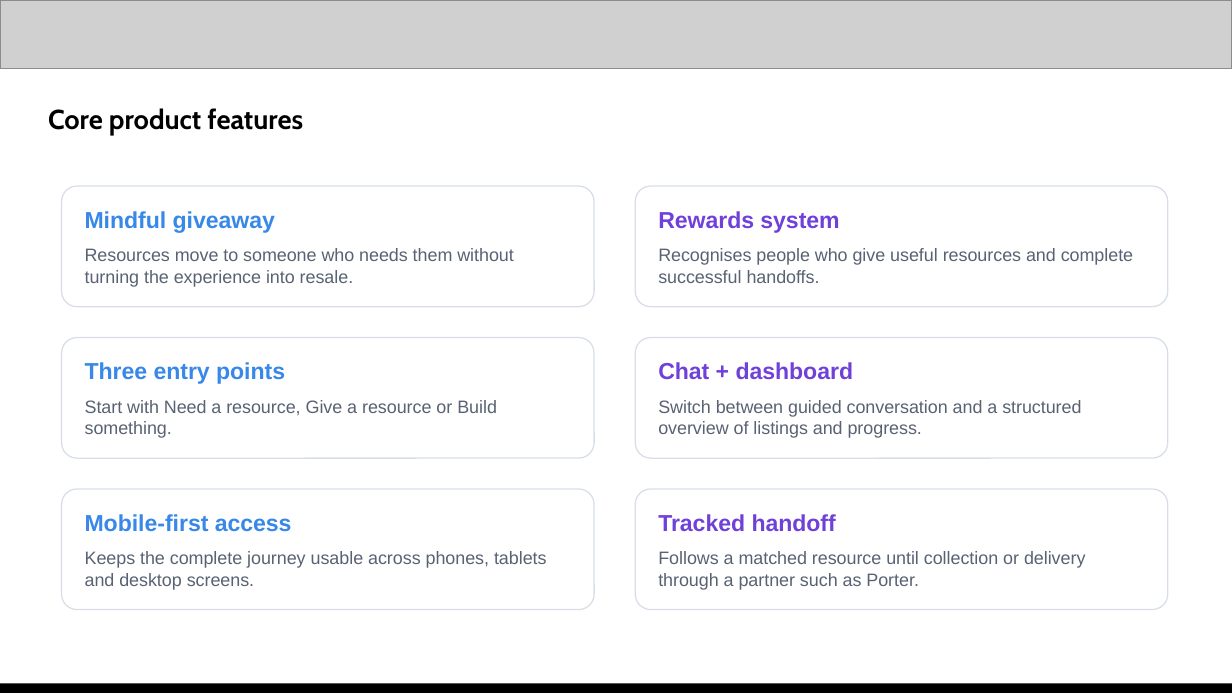
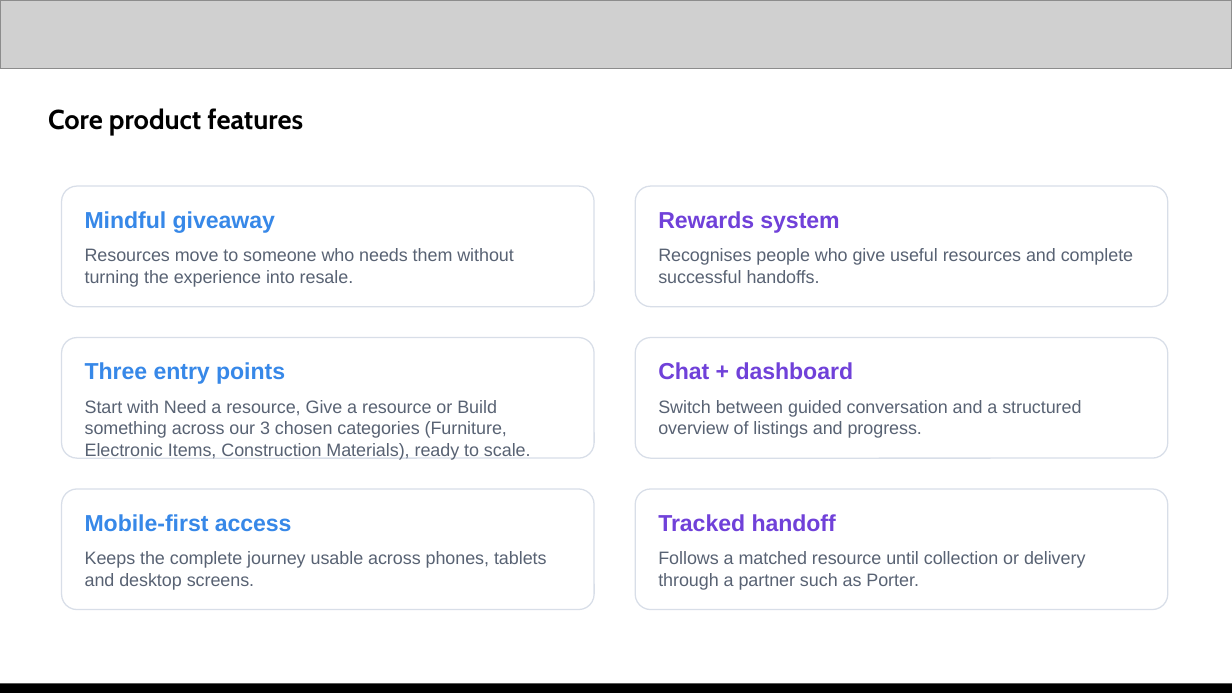
Before and after one commit to dhanyanavileker/Recursive-Minds-Submission, a slide deck: slide 5 of submission/ReSource_AI_Builder_Cup_Submission_v4.pptx. Drawn at 1232x693 pixels with LibreOffice and Linux fonts; fonts in the diff are those of the drawing; grey boxes stand for pictures. Boxes give left, top, right and bottom in pixels: in the first picture for what was removed or moved away, otherwise in the second. Text is boxed around its words. In the diff, an @@ line names an element or a change of style, - is before the commit and + after.

```diff
--- a/submission/ReSource_AI_Builder_Cup_Submission_v4.pptx
+++ b/submission/ReSource_AI_Builder_Cup_Submission_v4.pptx
@@ text at (85, 400, 531, 460): text changed @@
-Start with Need a resource, Give a resource or Build something.
+Start with Need a resource, Give a resource or Build something across our 3 chosen categories (Furniture, Electronic Items, Construction Materials), ready to scale.
```
Also in this commit, not shown: 2 other slides changed, 17 other files.
